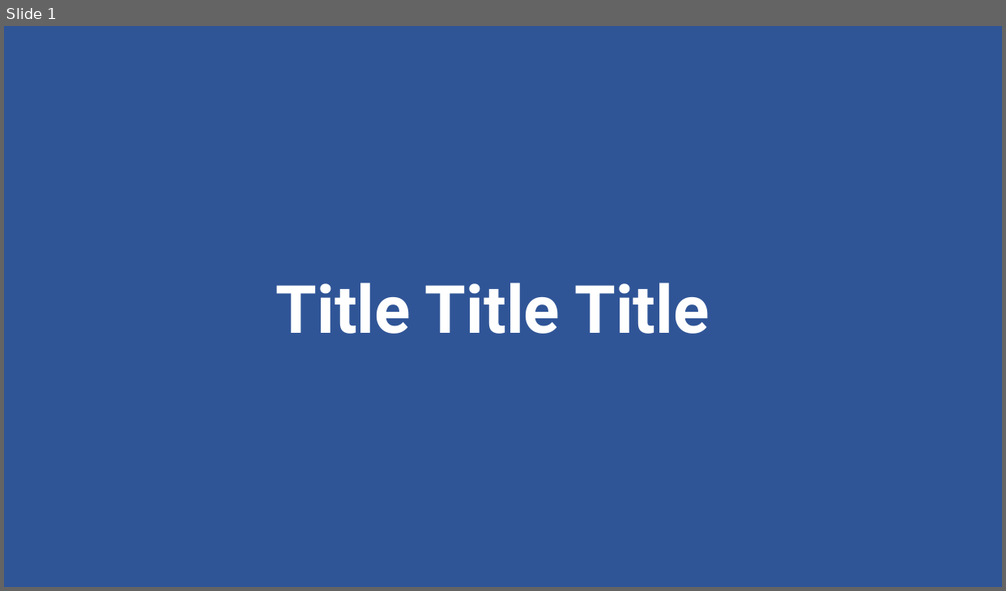
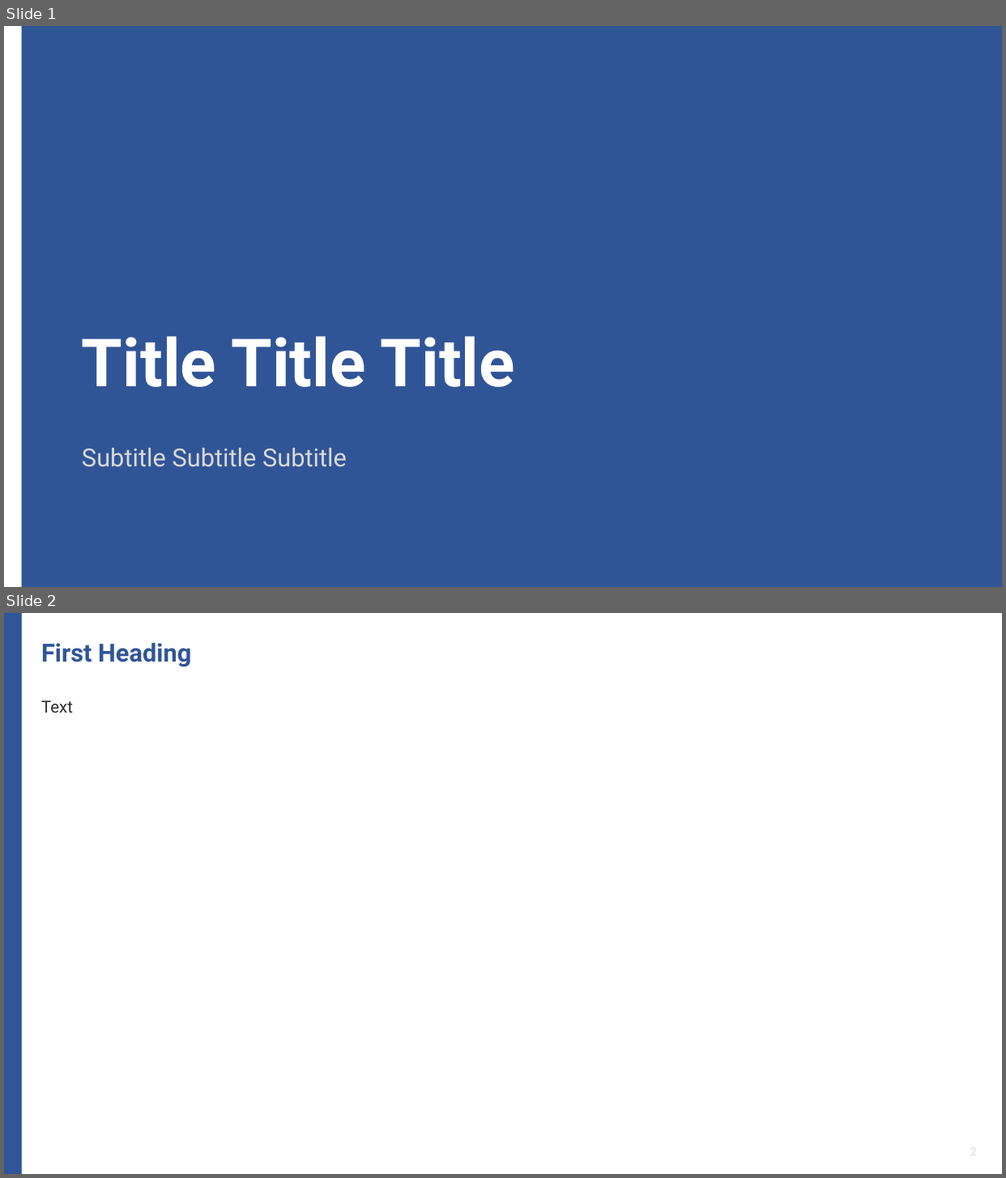
Before and after one commit to hungtruong97/pptx-app, a slide deck: SamplePresentation.pptx. Shown one above the other, each under a label of ours: slide 1 before the commit, slides 1 and 2 after it. The pictures are 1006x591 and 1006x1178 pixels, drawn with LibreOffice and Linux fonts; fonts in the diff are those of the drawing. Boxes give left, top, right and bottom in pixels: in the first picture for what was removed or moved away, otherwise in the second. Text is boxed around its words. In the diff, an @@ line names an element or a change of style, - is before the commit and + after.

Commit message:
add text, subtitle cpn, add new slide layout

```diff
--- a/SamplePresentation.pptx
+++ b/SamplePresentation.pptx
@@ slide 2 added at (4,613,1002,1174), background #FFFFFF @@
@@ rectangle added at (4,613,22,1174), fill #305598, outline #4472C4 0.75 pt @@
@@ text added at (41,643,191,667), 18 pt, text #305597, bold @@
+First Heading
@@ text added at (41,700,73,713), 12 pt, text #2D2C2C @@
+Text
@@ text added at (970,1144,977,1159), 8 pt, text #D9D9D9 @@
+2
@@ slide 1 changed as well @@
@@ rectangle added at (4,26,22,587), fill #FFFFFF @@
@@ text "Title Title Title": place and size @@
-text "Title Title Title" at (276,283,709,334)
+text "Title Title Title" at (82,336,515,387)
@@ text "Title Title Title" at (82,336,515,387): alignment centre to left @@
@@ text added at (82,448,347,467), 18 pt, text #D9D9D9 @@
+Subtitle Subtitle Subtitle
```
Also in this commit, not shown: 3 slides removed, 17 other files.
